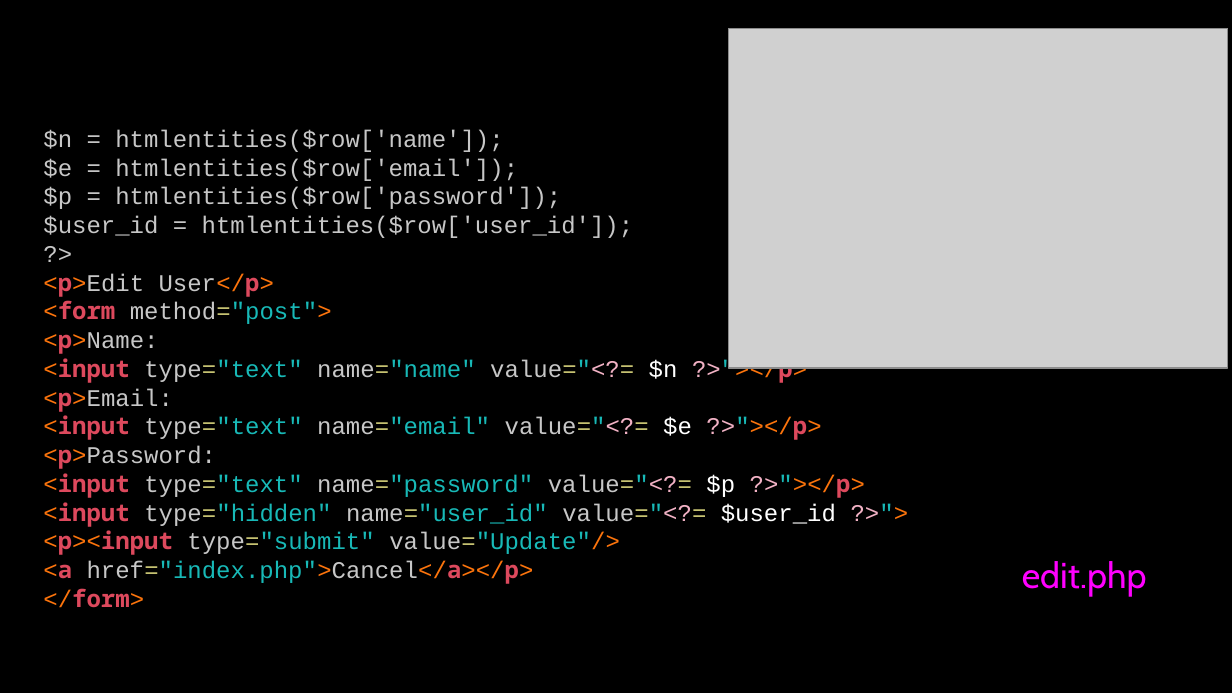
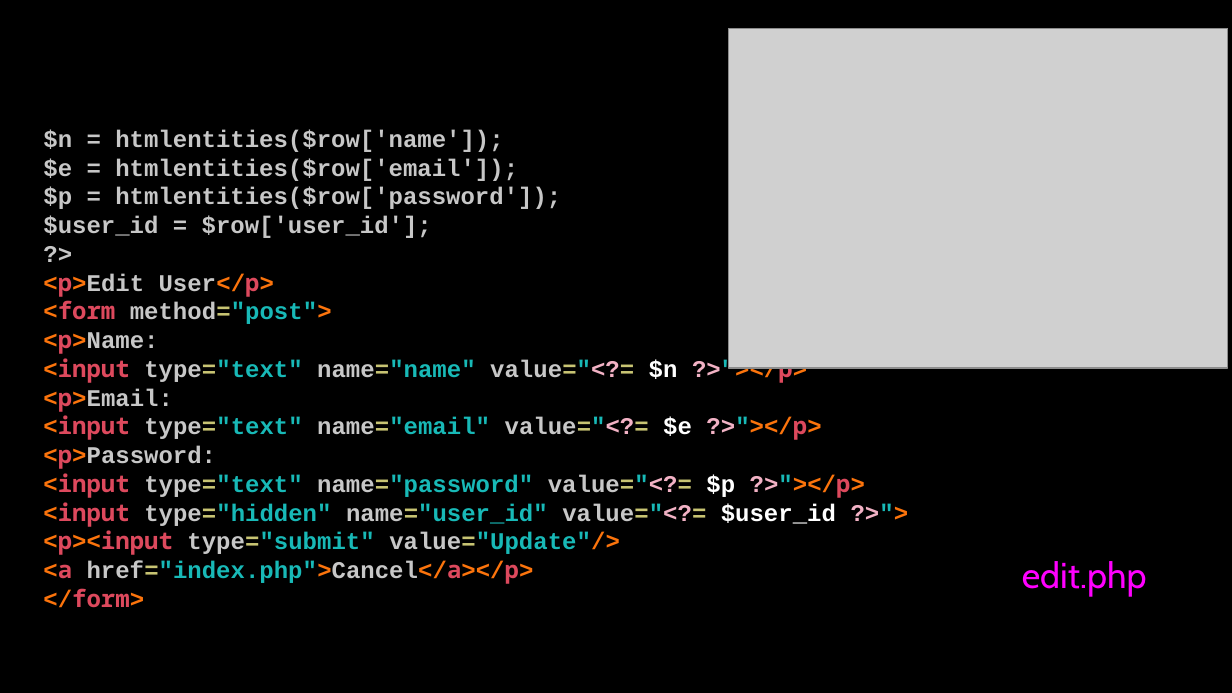
Before and after one commit to csev/wa4e, a slide deck: slide 14 of lectures/PHP-09-CRUD.ppt. Drawn at 1232x693 pixels with LibreOffice and Linux fonts; fonts in the diff are those of the drawing; grey boxes stand for pictures. Boxes give left, top, right and bottom in pixels: in the first picture for what was removed or moved away, otherwise in the second. Text is boxed around its words. In the diff, an @@ line names an element or a change of style, - is before the commit and + after.

```diff
--- a/lectures/PHP-09-CRUD.ppt
+++ b/lectures/PHP-09-CRUD.ppt
@@ text at (43, 129, 865, 608): bold on in "$n = htmlentities($row['name']);", "$e = htmlentities($row['email']);", "$p = htmlentities($row['password']);", "?>" and 12 more places @@
@@ text at (43, 216, 432, 238): text changed; bold on @@
-$user_id = htmlentities($row['user_id']);
+$user_id = $row['user_id'];
```
Also in this commit, not shown: 5 other slides changed, 1 other file.
